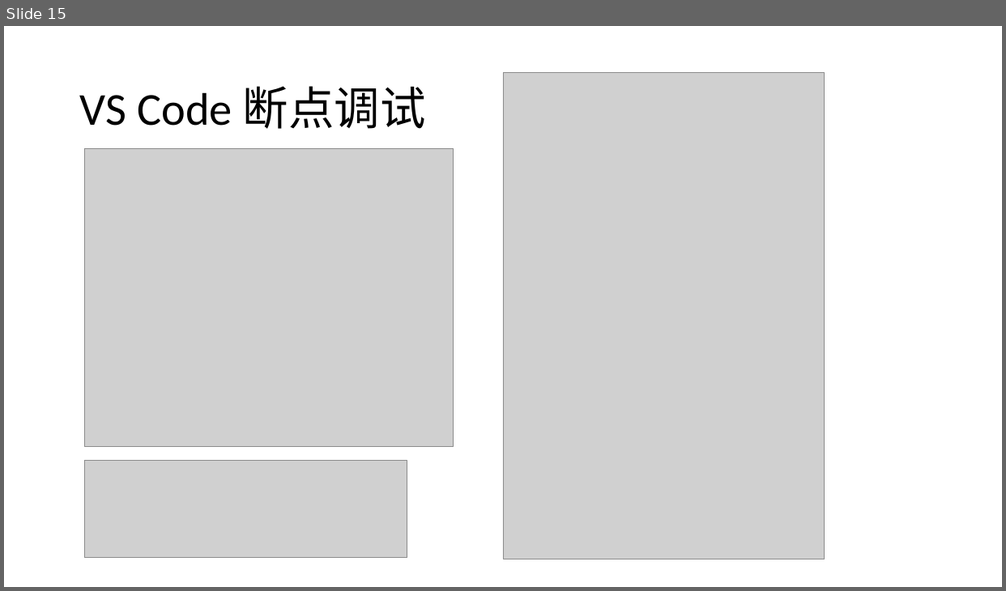
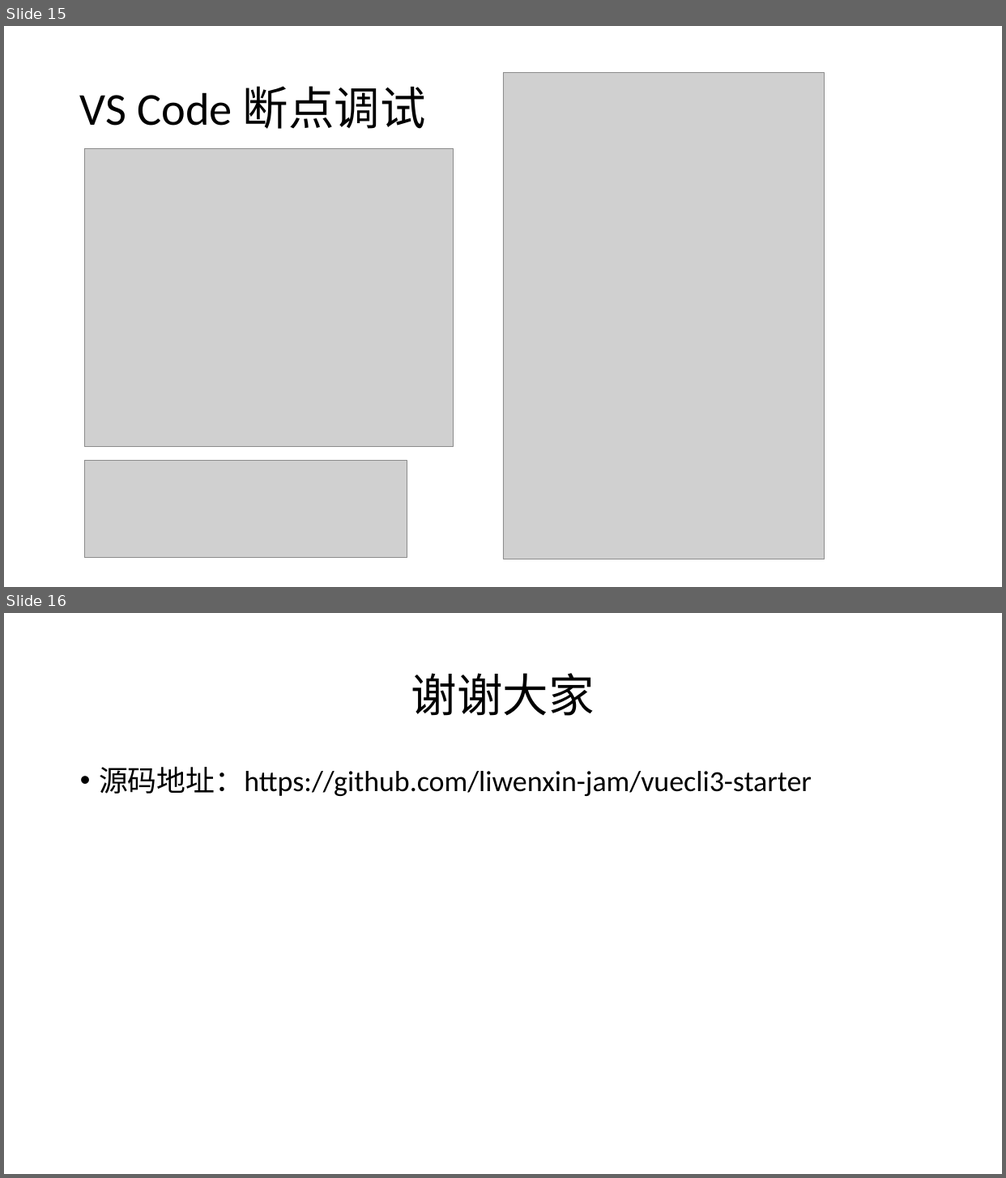
Before and after one commit to liwenxin-jam/vuecli3-starter, a slide deck: doc/vue-cli3.pptx. Shown one above the other, each under a label of ours: slide 15 before the commit, slides 15 and 16 after it. The pictures are 1006x591 and 1006x1178 pixels, drawn with LibreOffice and Linux fonts; fonts in the diff are those of the drawing; grey boxes stand for pictures. Boxes give left, top, right and bottom in pixels: in the first picture for what was removed or moved away, otherwise in the second. Text is boxed around its words. In the diff, an @@ line names an element or a change of style, - is before the commit and + after.

```diff
--- a/doc/vue-cli3.pptx
+++ b/doc/vue-cli3.pptx
@@ slide 16 added at (x1=4, y1=613, x2=1002, y2=1174), background #FFFFFF @@
@@ title added at (x1=411, y1=673, x2=594, y2=716), 44 pt, text #000000 @@
+谢谢大家
@@ text added at (x1=99, y1=766, x2=812, y2=796), 28 pt, text #000000 @@
+• 源码地址：https://github.com/liwenxin-jam/vuecli3-starter
```
Also in this commit, not shown: 1 slide changed.
